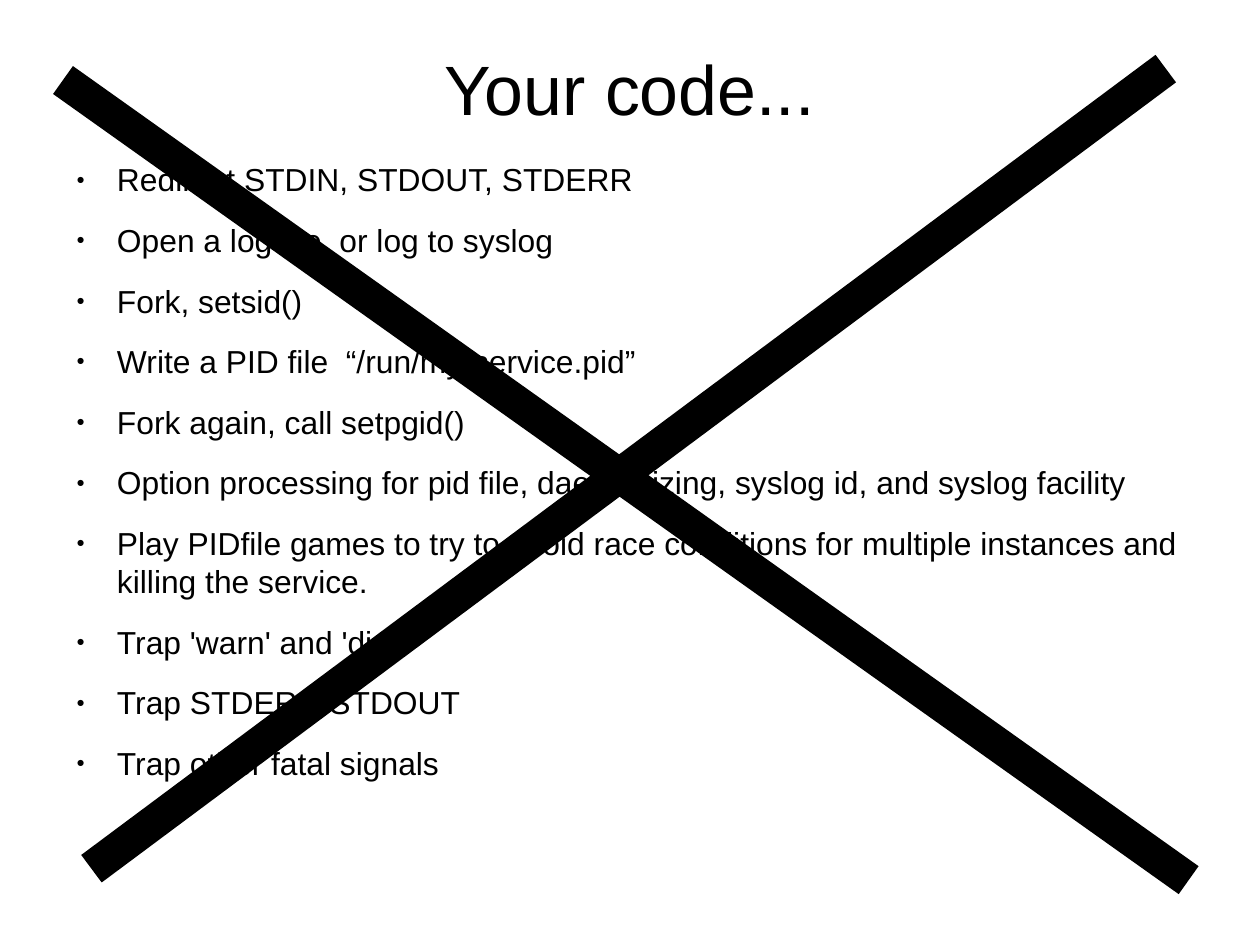
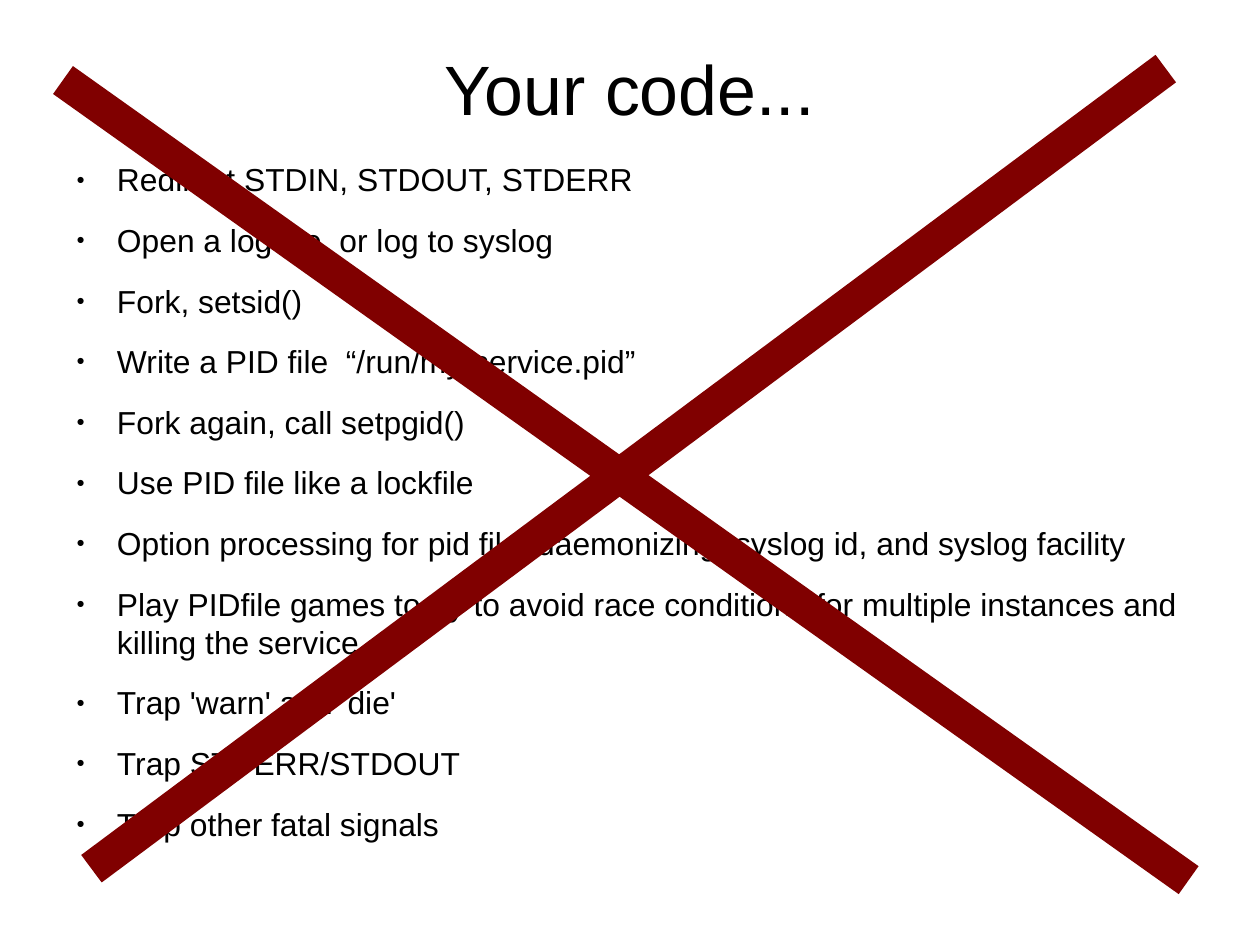
Before and after one commit to nrdvana/yapc-supervision-talk, a slide deck: slide 36 of slides.odp (slide 37 before the commit). Drawn at 1260x945 pixels with LibreOffice and Linux fonts; fonts in the diff are those of the drawing. Boxes give left, top, right and bottom in pixels: in the first picture for what was removed or moved away, otherwise in the second. Text is boxed around its words. In the diff, an @@ line names an element or a change of style, - is before the commit and + after.

```diff
--- a/slides.odp
+++ b/slides.odp
@@ line (1189, 880) - (63, 80): stroke #000000 21.6 pt to #800000 21.6 pt @@
@@ line (91, 869) - (1166, 69): stroke #000000 21.6 pt to #800000 21.6 pt @@
@@ text at [117,471,473,495]: paragraph added @@
+● Use PID file like a lockfile
```
Also in this commit, not shown: 20 other slides changed, 1 slide removed, 1 other file.
